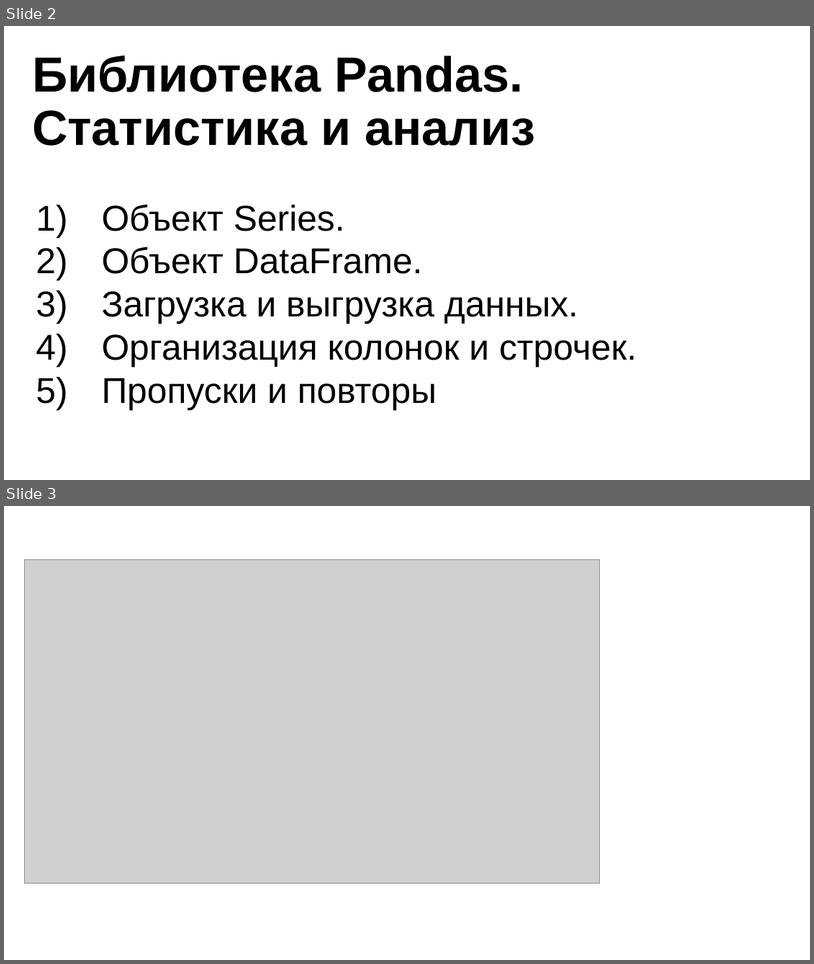
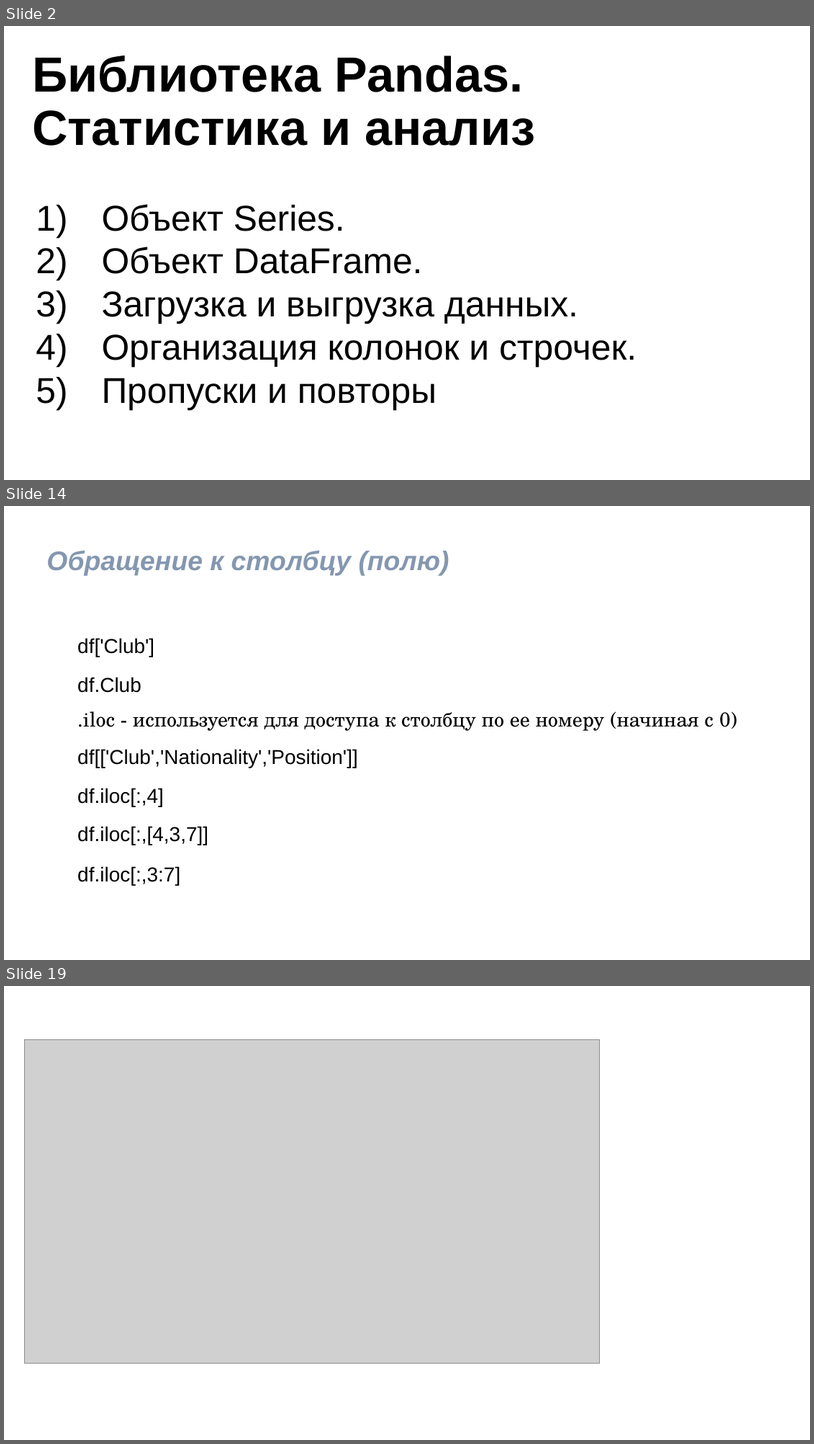
Before and after one commit to nesrv/pt-cgis, a slide deck: m30/ppt/презентация.pptx. Shown one above the other, each under a label of ours: slides 2 and 3 before the commit, slides 2, 14 and 19 after it; the slides between them are not shown. The pictures are 814x964 and 814x1444 pixels, drawn with LibreOffice and Linux fonts; fonts in the diff are those of the drawing; grey boxes stand for pictures; background and template pictures are left out. Boxes give left, top, right and bottom in pixels: in the first picture for what was removed or moved away, otherwise in the second. Text is boxed around its words. In the diff, an @@ line names an element or a change of style, - is before the commit and + after.

```diff
--- a/m30/ppt/презентация.pptx
+++ b/m30/ppt/презентация.pptx
@@ slide 14 added at <box>4,506,810,960</box>, background #FFFFFF @@
@@ text added at <box>46,551,450,576</box>, 24 pt, text #8497B0, bold, italic @@
+Обращение к столбцу (полю)
@@ text added at <box>77,638,154,657</box>, 18 pt, text #000000 @@
+df['Club']
@@ text added at <box>77,677,142,692</box>, 18 pt, text #000000 @@
+df.Club
@@ text added at <box>77,711,738,731</box>, 18 pt, text #000000 @@
+.iloc - используется для доступа к столбцу по ее номеру (начиная с 0)
@@ text added at <box>77,749,358,767</box>, 18 pt, text #000000 @@
+df[['Club','Nationality','Position']]
@@ text added at <box>77,788,164,806</box>, 18 pt, text #000000 @@
+df.iloc[:,4]
@@ text added at <box>77,826,208,844</box>, 18 pt, text #000000 @@
+df.iloc[:,[4,3,7]]
@@ text added at <box>77,866,180,885</box>, 18 pt, text #000000 @@
+df.iloc[:,3:7]
@@ what was slide 3 is now slide 19 @@
```
Also in this commit, not shown: 15 other slides added, 4 other files.
